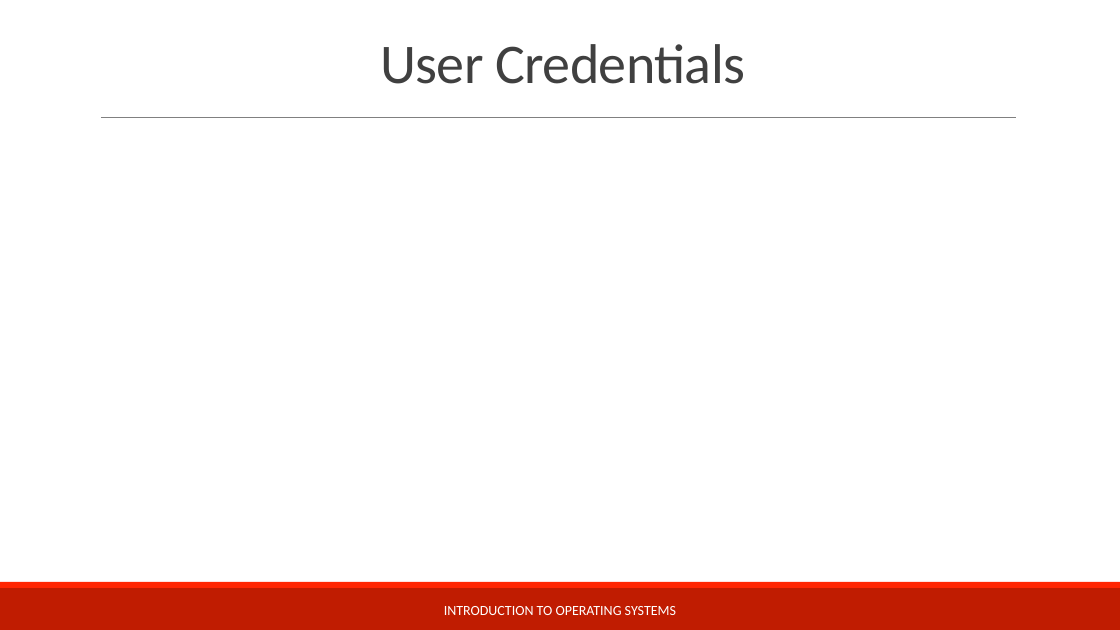
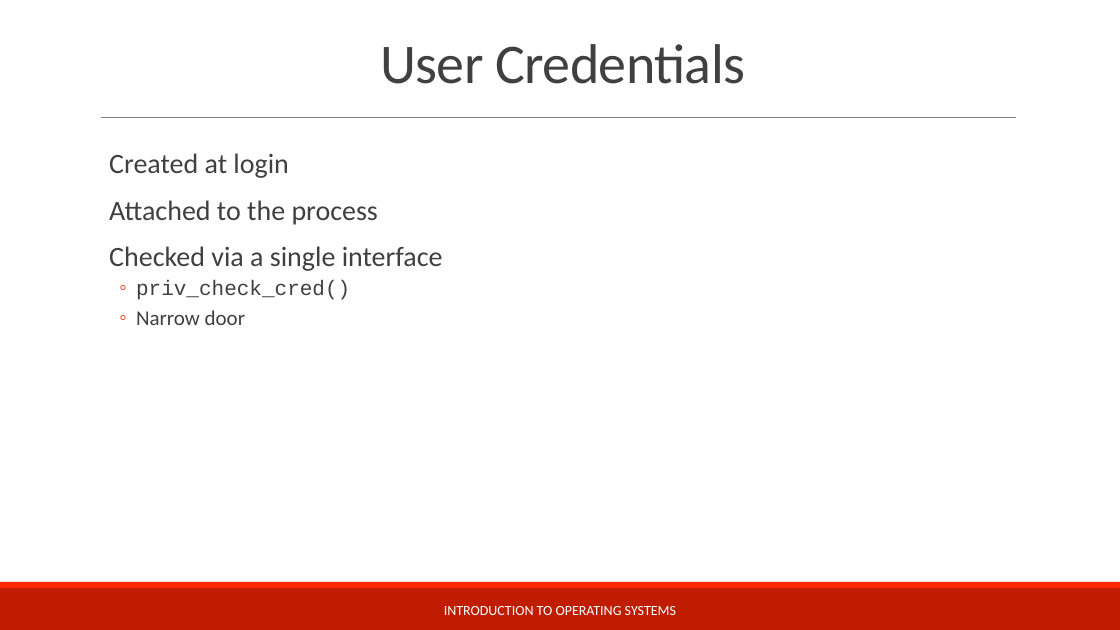
Before and after one commit to teachbsd/course, a slide deck: slide 14 of undergraduate/lectures/security.pptx. Drawn at 1120x630 pixels with LibreOffice and Linux fonts; fonts in the diff are those of the drawing; background and template pictures are left out. Boxes give left, top, right and bottom in pixels: in the first picture for what was removed or moved away, otherwise in the second. Text is boxed around its words. In the diff, an @@ line names an element or a change of style, - is before the commit and + after.

```diff
--- a/undergraduate/lectures/security.pptx
+++ b/undergraduate/lectures/security.pptx
@@ text added at bbox=[109, 153, 443, 325], 24 pt, text #404040 @@
+  Created at login
+  Attached to the process
+  Checked via a single interface
+  ◦ priv_check_cred()
+  ◦ Narrow door
```
Also in this commit, not shown: 12 other slides changed, 2 slides removed, 1 other file.
